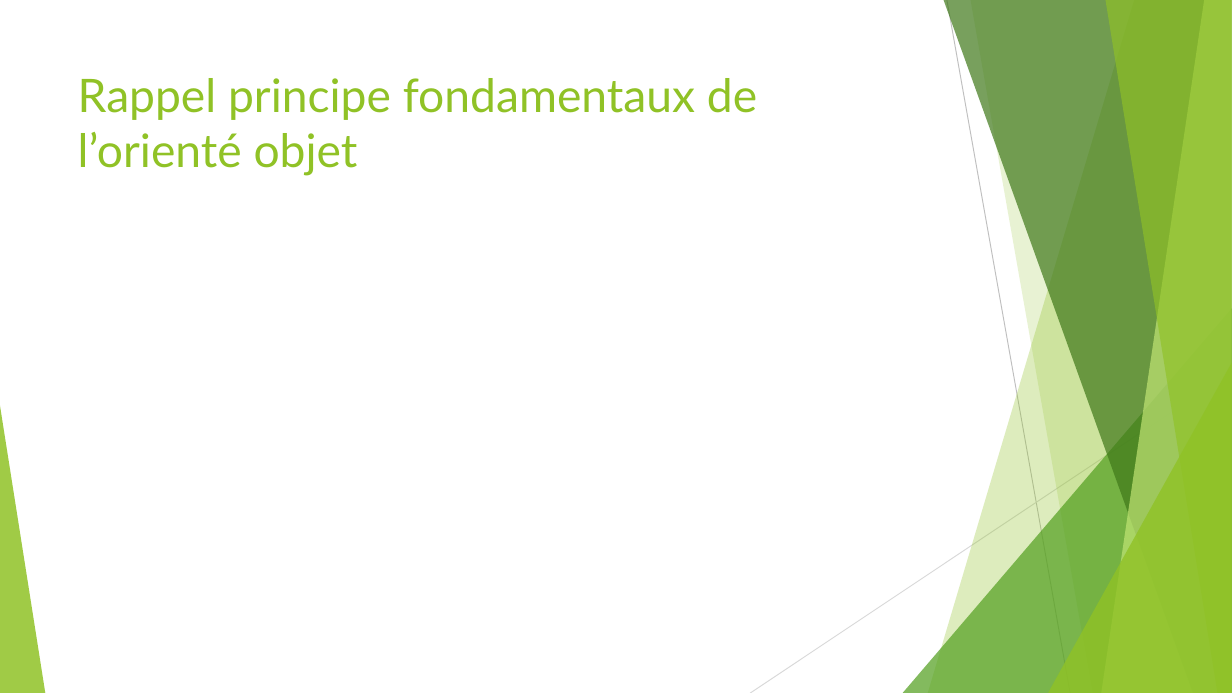
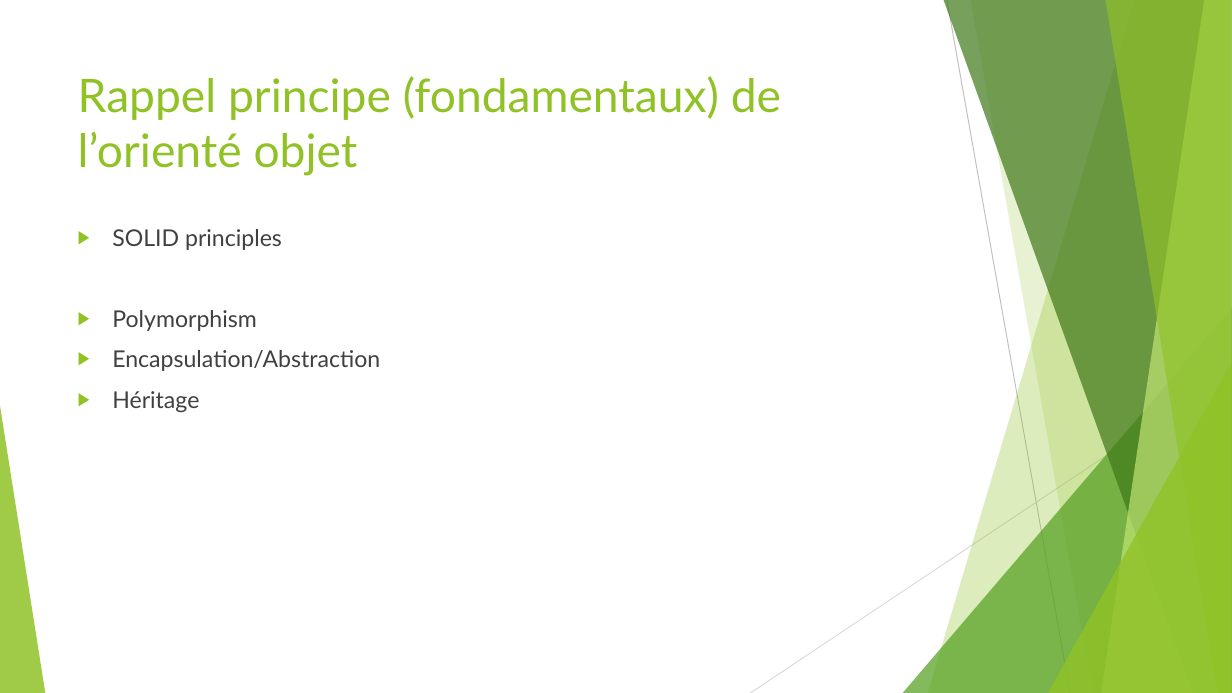
Before and after one commit to worming004/OOPAndGo, a slide deck: slide 13 of PPT/OOPAndGo.pptx (slide 12 before the commit). Drawn at 1232x693 pixels with LibreOffice and Linux fonts; fonts in the diff are those of the drawing. Boxes give left, top, right and bottom in pixels: in the first picture for what was removed or moved away, otherwise in the second. Text is boxed around its words. In the diff, an @@ line names an element or a change of style, - is before the commit and + after.

Commit message:
interfaces et héritage

```diff
--- a/PPT/OOPAndGo.pptx
+++ b/PPT/OOPAndGo.pptx
@@ title at <box>78,76,781,176</box>: text changed @@
-Rappel principe fondamentaux de l’orienté objet
+Rappel principe (fondamentaux) de l’orienté objet
@@ text added at <box>112,229,380,412</box>, 18 pt, text #404040 @@
+▶ SOLID principles
+▶ Polymorphism
+▶ Encapsulation/Abstraction
+▶ Héritage
```
Also in this commit, not shown: 3 other slides changed, 1 slide added, 1 other file.
